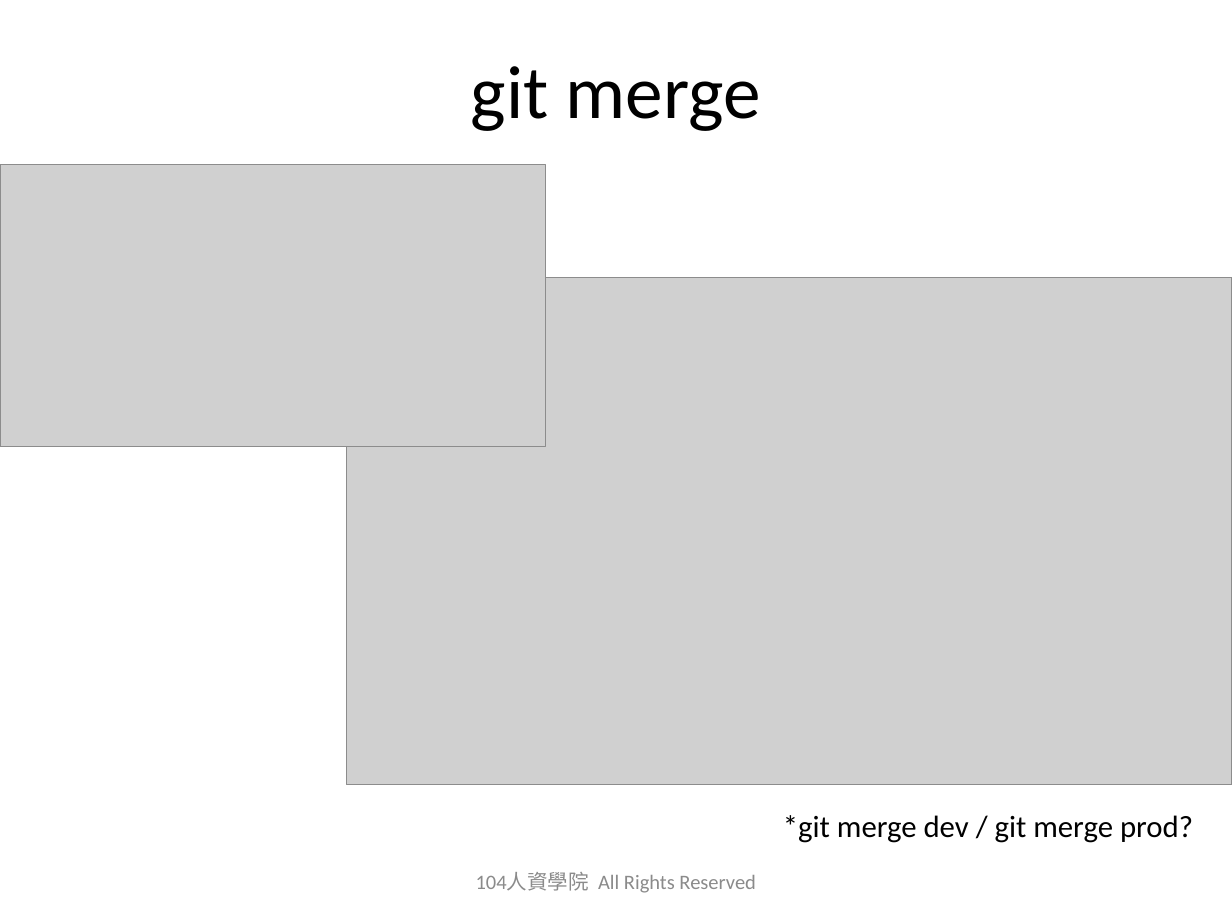
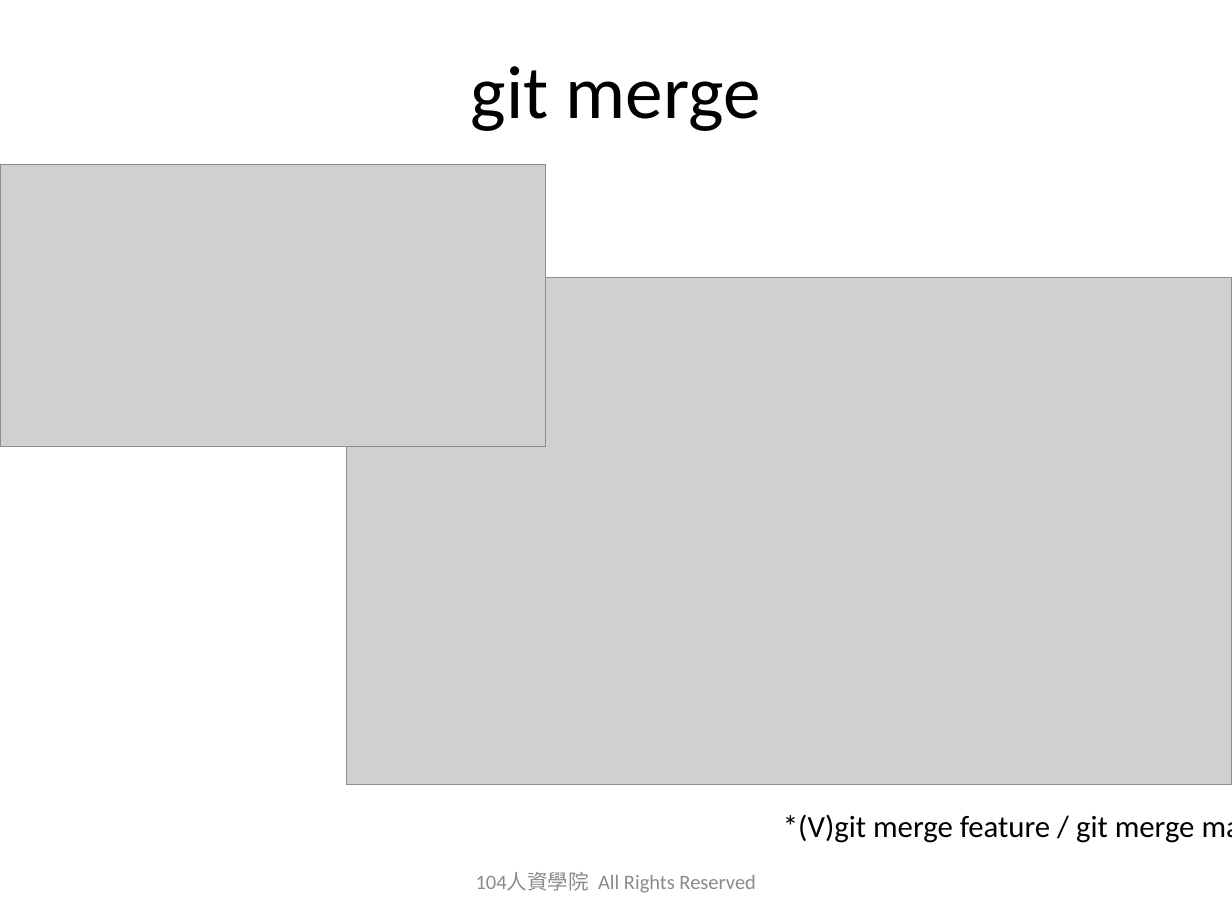
Before and after one commit to austinwang104/playGit, a slide deck: slide 19 of 2019_0627_Git_Share_HA.pptx. Drawn at 1232x924 pixels with LibreOffice and Linux fonts; fonts in the diff are those of the drawing; grey boxes stand for pictures; background and template pictures are left out. Boxes give left, top, right and bottom in pixels: in the first picture for what was removed or moved away, otherwise in the second. Text is boxed around its words. In the diff, an @@ line names an element or a change of style, - is before the commit and + after.

```diff
--- a/2019_0627_Git_Share_HA.pptx
+++ b/2019_0627_Git_Share_HA.pptx
@@ text at bbox=[783, 814, 1195, 843]: text changed @@
-*git merge dev / git merge prod?
+*(V)git merge feature / git merge master?
```
Also in this commit, not shown: 5 other slides changed.
